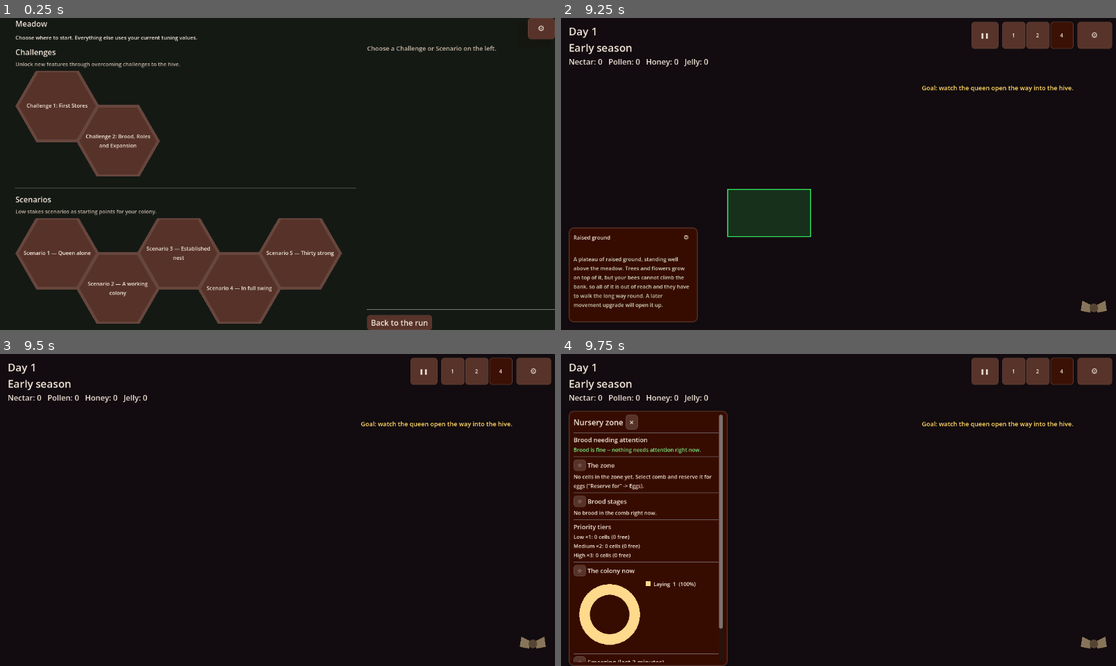
Above: before the commit, frames 1-4 (two rows, left to right).
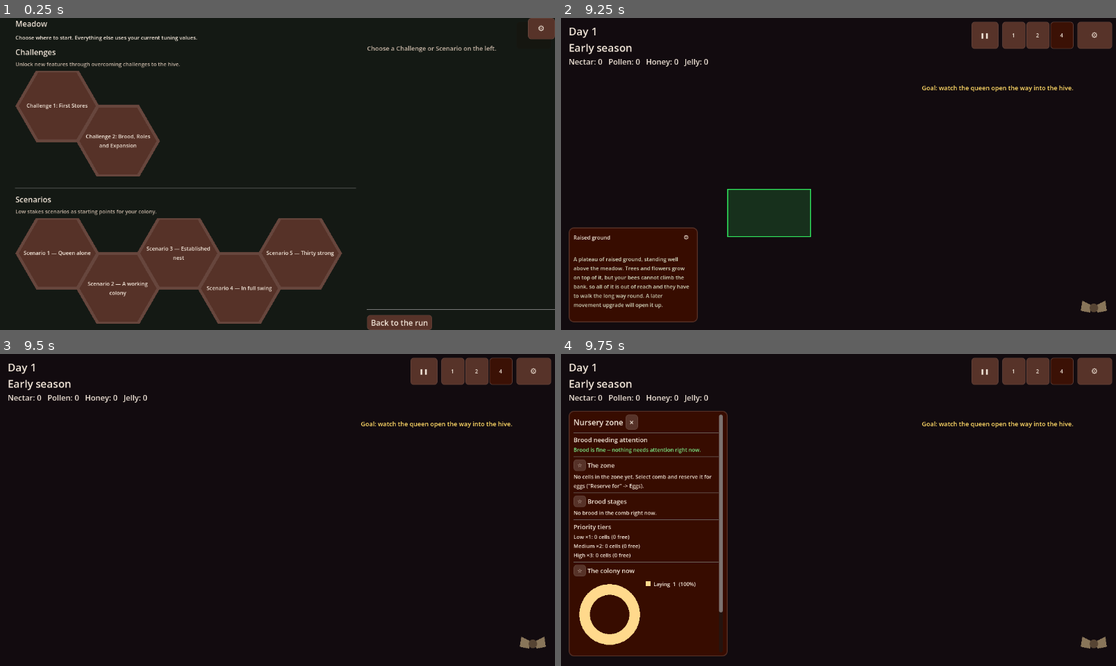
Above: after the commit, the same moments.

Repository: wonderburg7/meadow
Game: Godot game, scene res://scenes/Main.tscn
Same seed, same stepped clock (60 frames per second), same inputs: the game is played once before the commit and once after it.
Inputs (mouse positions are in pixels of both pictures, inside the frame that each line leads up to):
- Up to frame 1 (0.25 s): no input
- Up to frame 2 (9.25 s): click (616, 105) at 0.52 s; click "Start" at 1.25 s; click "⚙" at 2 s; click "Restart Run" at 2.75 s; click "❚❚" at 3.5 s; click "1" at 4.25 s; click "2" at 5 s; click "4" at 5.75 s; click (1093, 308) at 6.5 s; click "Dismiss" at 7.25 s; tap Enter at 8 s; move the mouse to (960, 158) at 8.02 s; hold Right 8.03-8.75 s; tap Tab at 8.1 s; click (960, 158) at 8.17 s; tap Space at 8.27, 8.57 s; drag from (727, 189) to (810, 236) at 8.77 s
- Up to frame 3 (9.5 s): no input
- Up to frame 4 (9.75 s): move the mouse to (894, 441) at 9.52 s; hold Right from 9.53 s (still down); tap N at 9.6 s

Frames 1-3 are identical in both runs. In frame 4, 1.0% of the frame differs, in the area x 1-31%, y 82-100%.

Commit message:
UI-W-1 -- left-side windows leave a true 16px gap
left_window_max_height() returned an outer-rectangle budget but each
panel applied it inside a PanelContainer's chrome, so the finished
window was 20px taller than its budget and ate the gap. Subtract
panel_chrome_height() inside the function.

Re-file C-19, archive the slice spec, promote UI-W-2 into the queue.

Co-Authored-By: Claude Sonnet 5 <noreply@anthropic.com>

Diff:
--- a/scripts/ui_layout.gd
+++ b/scripts/ui_layout.gd
@@ -43,7 +43,7 @@
 	var floor_y: float = viewport_height
 	if bottom_row_top > 0.0:
 		floor_y = bottom_row_top
-	return maxf(120.0, floor_y - top - SELECTION_TRAY_GAP)
+	return maxf(120.0, floor_y - top - SELECTION_TRAY_GAP - panel_chrome_height())
 
 ## The tallest the bottom-row command tray may be: everything between the
 ## top of the screen and its own bottom margin, less the shared clearance.
Not shown, changed: NEXTSTEPS.md
Not shown, changed: checks/ready.md
Not shown, added: plans/archive/UI-W-1_2026-09-08.md
Not shown, changed: plans/now/ui-windows.md
